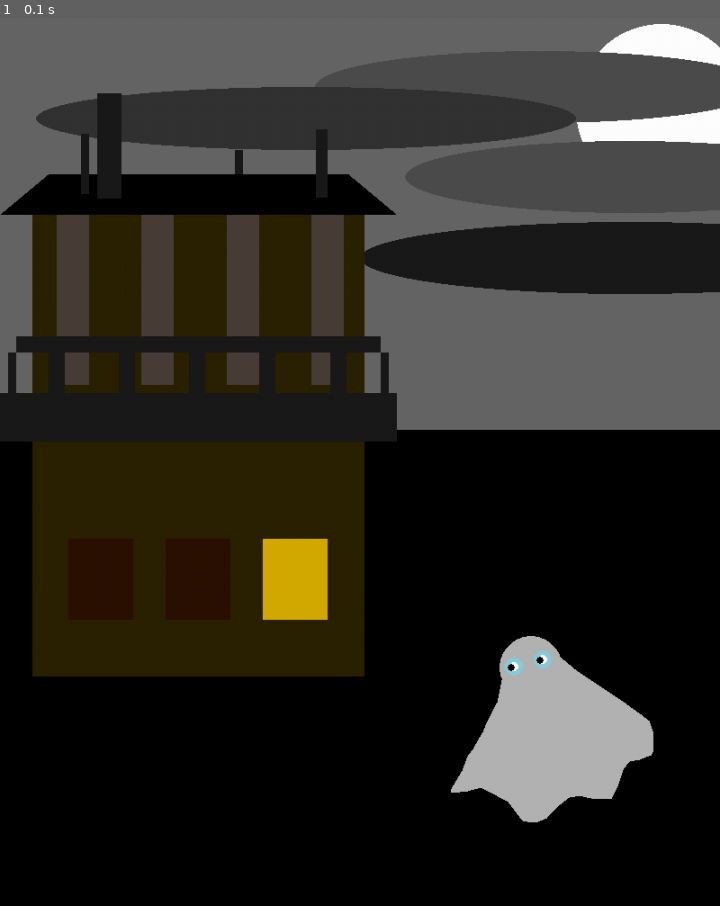
Above: before the commit, frame 1.
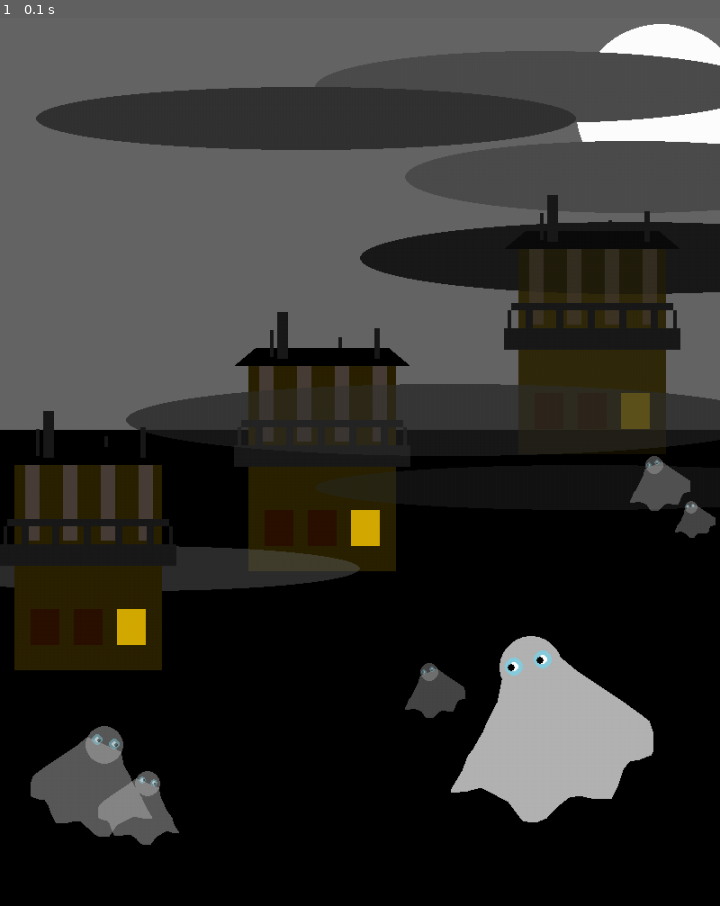
Above: after the commit, the same moment.

Repository: nazanna/python_labs2021
Game: pygame game, started from Pygame/da_vinci_art.py
Same seed, same stepped clock (60 frames per second), same inputs: the game is played once before the commit and once after it.
Inputs:
- Up to frame 1 (0.1 s): no input

The runs differ from the first frame. In frame 1, 29% of the frame differs, in the area x 0-100%, y 8-94%.

Commit message:
Improved image

Diff:
--- a/Pygame/da_vinci_art.py
+++ b/Pygame/da_vinci_art.py
@@ -1,7 +1,7 @@
 import pygame
 import pygame.draw as draw
 
-from draw_objects import draw_ghost, draw_house
+from draw_objects import draw_ghost, draw_house, draw_ellipse_alpha
 
 pygame.init()
 
@@ -18,15 +18,28 @@
 
     draw.rect(screen, (0, 0, 0), (0, 471, 800, 529))
 
-
     draw.ellipse(screen, (255, 255, 255), (640, 20, 190, 190))
     draw.ellipse(screen, (77, 77, 77), (350, 50, 500, 80))
     draw.ellipse(screen, (51, 51, 51), (40, 90, 600, 70))
     draw.ellipse(screen, (77, 77, 77), (450, 150, 500, 80))
     draw.ellipse(screen, (26, 26, 26), (400, 240, 600, 80))
 
-    draw_house(screen, x0=0, y0=97, scale=0.9)
-    draw_ghost(screen, x0=500, y0=700, scale=1)
+    draw_house(screen, x0=560, y0=210, scale=0.4, alpha=127)
+    draw_house(screen, x0=260, y0=340, scale=0.4, alpha=255)
+
+    draw_ellipse_alpha(screen, (50, 50, 50, 127), (140, 420, 720, 80))
+    draw_ellipse_alpha(screen, (40, 40, 40, 127), (350, 510, 600, 50))
+    draw_ellipse_alpha(screen, (90, 90, 90, 127),(-100, 600, 500, 50))
+
+    draw_house(screen, x0=0  , y0=450, scale=0.4, alpha=255)
+
+    draw_ghost(screen, x0=500, y0=700, scale=1.0, alpha=255)
+    draw_ghost(screen, x0=450, y0=730, scale=0.3, alpha=100)
+    draw_ghost(screen, x0=700, y0=500, scale=0.3, alpha=100)
+    draw_ghost(screen, x0=750, y0=550, scale=0.2, alpha=100)
+    draw_ghost(screen, x0=170, y0=800, scale=0.6, alpha=127, reversed=True)
+    draw_ghost(screen, x0=200, y0=850, scale=0.4, alpha=127, reversed=True)
+
 
     pygame.display.update()
 
